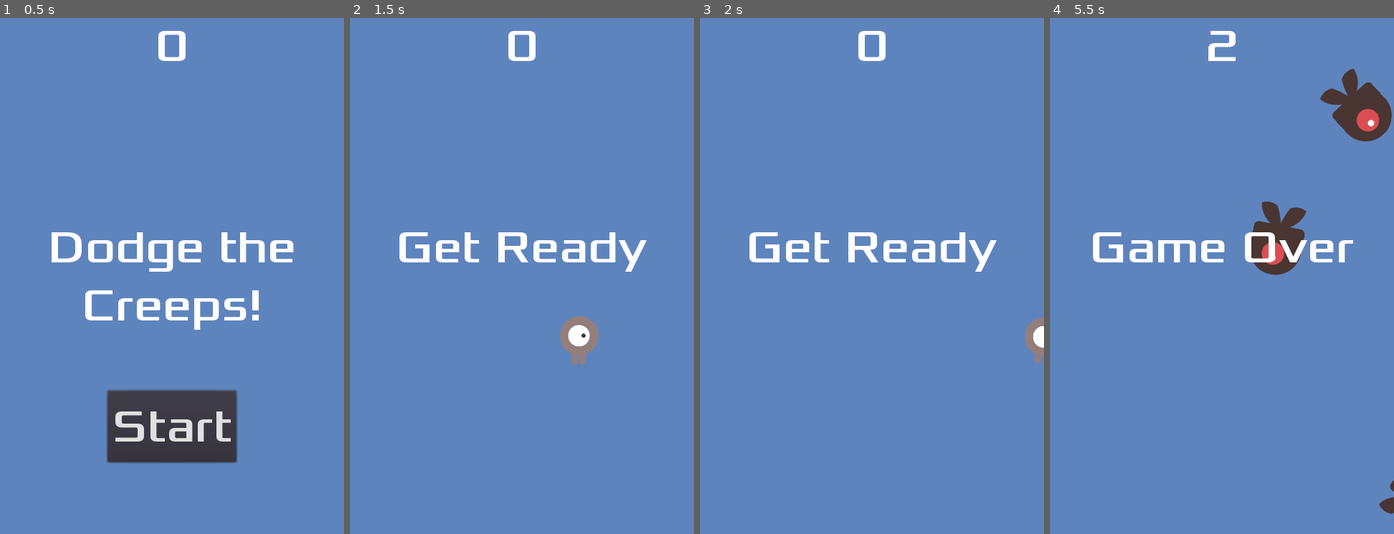
Above: before the commit, frames 1-4 (left to right).
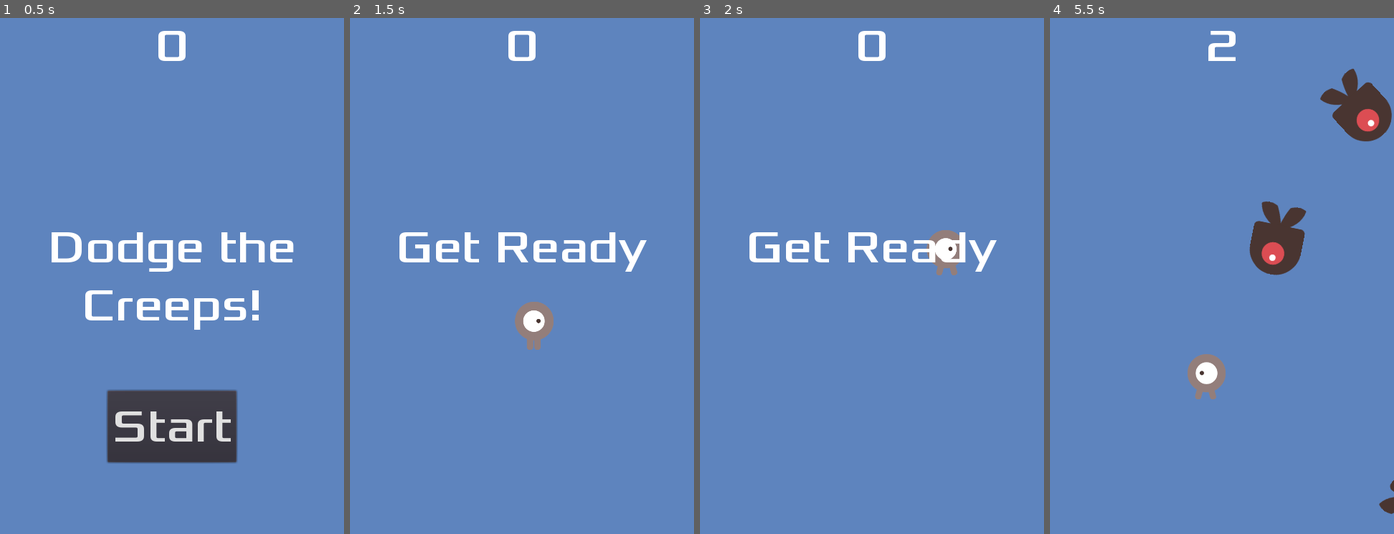
Above: after the commit, the same moments.

Repository: m039/UncontrollableStick
Game: Godot game, scene res://Main.tscn
Two runs of this game, one before a commit and one after it. Both use one fixed random seed, a clock stepped at 60 frames per second and the inputs below.
Inputs (mouse positions are in pixels of both pictures, inside the frame that each line leads up to):
- Up to frame 1 (0.5 s): no input
- Up to frame 2 (1.5 s): click "Start" at 0.5 s; tap Enter at 1.25 s; move the mouse to (597, 250) at 1.27 s; hold Right (ui_right) from 1.28 s (still down); click (597, 250) at 1.42 s
- Up to frame 3 (2 s): keep holding Right (ui_right)
- Up to frame 4 (5.5 s): move the mouse to (1153, 301) at 2.02 s; release Right (ui_right) at 2.03 s; hold Down (ui_down) 2.03-2.78 s; move the mouse to (1256, 162) at 2.77 s; hold Right (ui_right) 2.78-3.53 s; move the mouse to (1204, 379) at 3.52 s; hold Up (ui_up) 3.53-4.28 s; click (1204, 379) at 3.67 s; move the mouse to (1325, 353) at 4.27 s; hold Left (ui_left) from 4.28 s (still down); move the mouse to (1118, 198) at 5.02 s

Frame 1 is identical in both runs. In frame 2, 1.5% of the frame differs, in the area x 47-73%, y 55-68%; in frame 3, 0.8%; in frame 4, 2.4%, in the area x 12-89%, y 41-74%.

Commit message:
Added build folder

Diff:
--- a/Player.gd
+++ b/Player.gd
@@ -1,50 +1,67 @@
 extends Area2D
-
-export var speed = 400
 
 signal hit
 
+export var speed = 400
+var velocity = Vector2()
 var screen_size
+# Add this variable to hold the clicked position.
+var target = Vector2()
 
 func _ready():
+	hide()
 	screen_size = get_viewport_rect().size
-	hide()
+
+func start(pos):
+	position = pos
+	# Initial target is the start position.
+	target = pos
+	show()
+	$CollisionShape2D.disabled = false
+
+# Change the target whenever a touch event happens.
+func _input(event):
+	if event is InputEventScreenTouch and event.pressed:
+		target = event.position
 
 func _process(delta):
-	var velocity = Vector2()
-	if Input.is_action_pressed("ui_right"):
-		velocity.x += 1
-	elif Input.is_action_pressed("ui_left"):
-		velocity.x -= 1
+	# Move towards the target and stop when close.
+	if position.distance_to(target) > 10:
+		velocity = (target - position).normalized() * speed
+	else:
+		velocity = Vector2()
 
-	if Input.is_action_pressed("ui_up"):
-		velocity.y -= 1
-	elif Input.is_action_pressed("ui_down"):
-		velocity.y += 1
+# Remove keyboard controls.
+#    if Input.is_action_pressed("ui_right"):
+#       velocity.x += 1
+#    if Input.is_action_pressed("ui_left"):
+#        velocity.x -= 1
+#    if Input.is_action_pressed("ui_down"):
+#        velocity.y += 1
+#    if Input.is_action_pressed("ui_up"):
+#        velocity.y -= 1
 
 	if velocity.length() > 0:
 		velocity = velocity.normalized() * speed
 		$AnimatedSprite.play()
 	else:
-		$AnimatedSprite.stop();
+		$AnimatedSprite.stop()
 
 	position += velocity * delta
-	position.x = clamp(position.x, 0, screen_size.x)
-	position.y = clamp(position.y, 0, screen_size.y)
+    # We don't need to clamp the player's position
+    # because you can't click outside the screen.
+    # position.x = clamp(position.x, 0, screensize.x)
+    # position.y = clamp(position.y, 0, screensize.y)
 
 	if velocity.x != 0:
 		$AnimatedSprite.animation = "right"
+		$AnimatedSprite.flip_v = false
 		$AnimatedSprite.flip_h = velocity.x < 0
 	elif velocity.y != 0:
 		$AnimatedSprite.animation = "up"
 		$AnimatedSprite.flip_v = velocity.y > 0
 
-func _on_Player_body_entered(body):
+func _on_Player_body_entered( body ):
 	hide()
 	emit_signal("hit")
 	$CollisionShape2D.set_deferred("disabled", true)
-
-func start(pos):
-	position = pos
-	show()
-	$CollisionShape2D.disabled = false;
--- a/project.godot
+++ b/project.godot
@@ -23,6 +23,8 @@
 
 window/size/width=480
 window/size/height=720
+window/stretch/mode="2d"
+window/stretch/aspect="keep"
 
 [rendering]
 
Not shown, added: Builds/.gdignore
